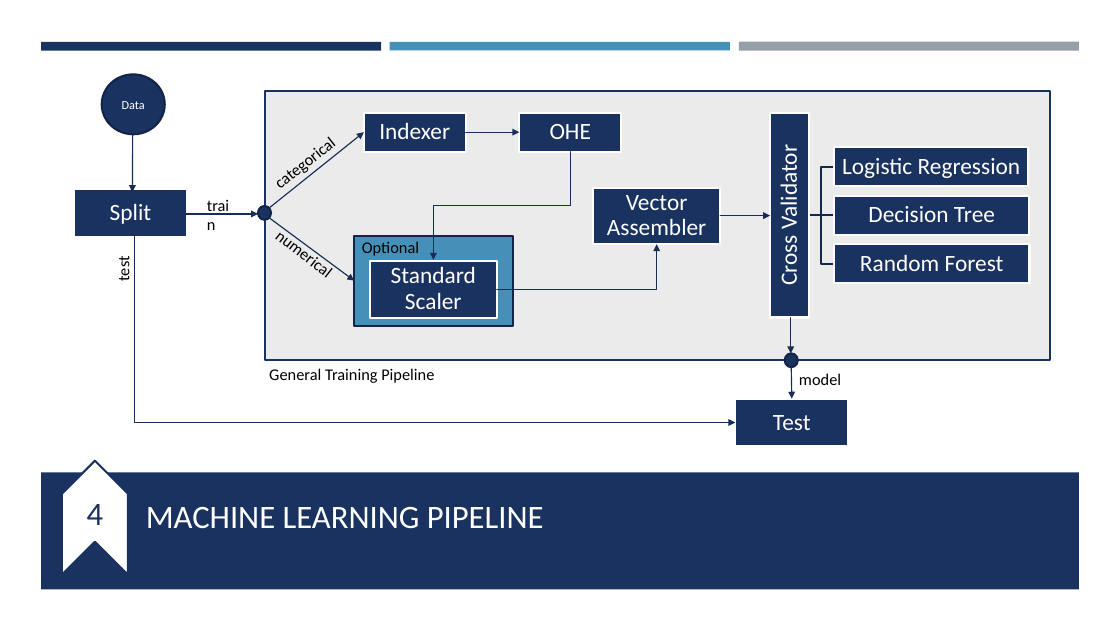
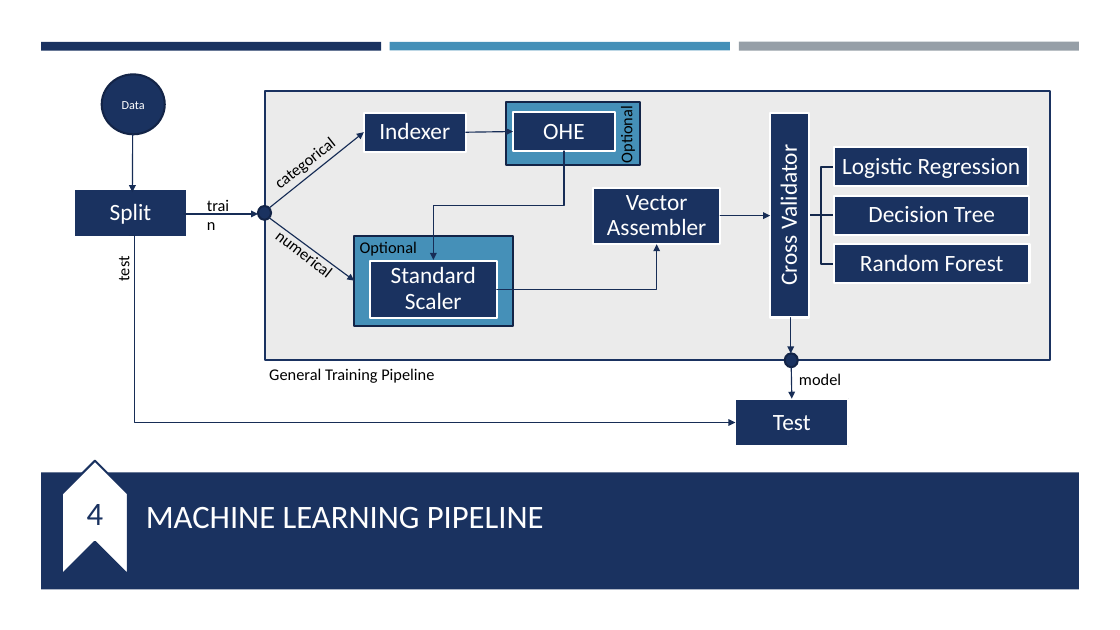
Before and after one commit to lmriccardo/fraudolent-transaction-classification, a slide deck: slide 9 of presentation/fraudolent_transaction.pptx. Drawn at 1120x630 pixels with LibreOffice and Linux fonts; fonts in the diff are those of the drawing. Boxes give left, top, right and bottom in pixels: in the first picture for what was removed or moved away, otherwise in the second. Text is boxed around its words. In the diff, an @@ line names an element or a change of style, - is before the commit and + after.

Commit message:
Update README: Add ML Pipeline. Update LR metrics for lr_cv_nostd_mix_features

```diff
--- a/presentation/fraudolent_transaction.pptx
+++ b/presentation/fraudolent_transaction.pptx
@@ rectangle added at (506, 102, 639, 165), fill #4590B8, outline #132547 1.75 pt @@
@@ text "OHE": place and size @@
-text "OHE" at (550, 124, 591, 139)
+text "OHE" at (543, 124, 584, 139)
@@ rectangle: place and size @@
-rectangle at (519, 113, 621, 151)
+rectangle at (513, 112, 615, 150)
@@ text "Optional": place and size @@
-text "Optional" at (362, 241, 419, 256)
+text "Optional" at (617, 111, 637, 162)
@@ text "Optional" at (617, 111, 637, 162): rotation 0 to 270 degrees @@
@@ arrow moved from (466, 132) - (519, 132) to (466, 132) - (513, 132) @@
@@ elbow arrow moved from (571, 152) - (434, 260) to (564, 151) - (434, 260) @@
@@ text added at (360, 241, 417, 256), 14 pt, text #000000 @@
+Optional
```
Also in this commit, not shown: 2 other slides changed, 3 slides added, 4 other files.
